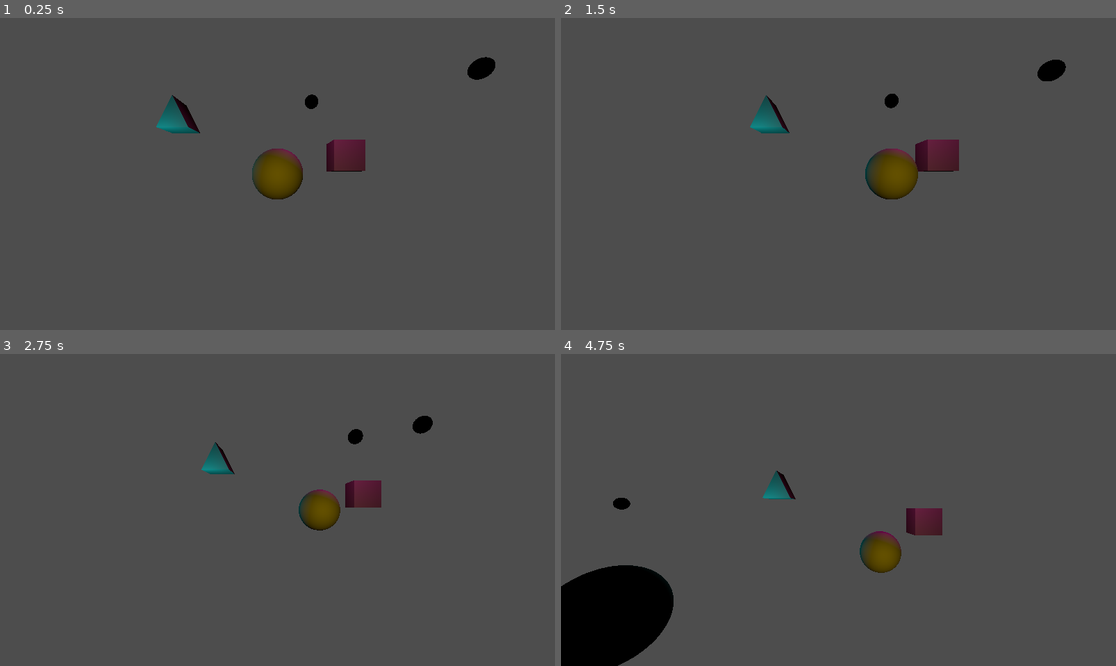
Above: before the commit, frames 1-4 (two rows, left to right).
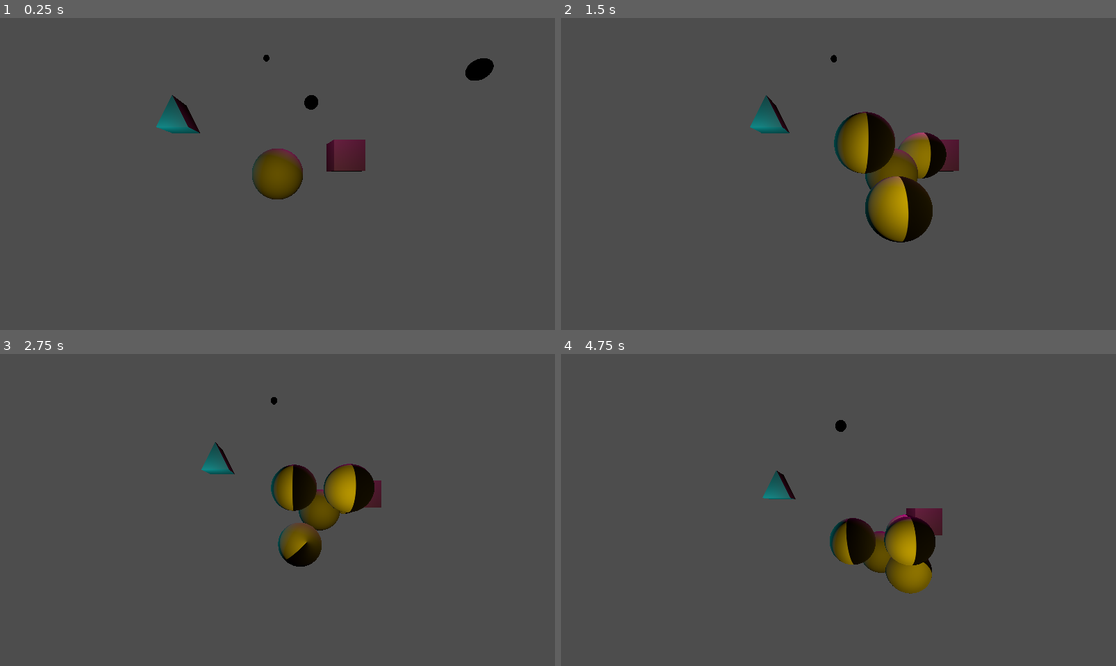
Above: after the commit, the same moments.

Repository: winder-xp/meteor-madness-hackathon-2025
Game: Godot game, scene res://scenes/test_scene.tscn
Same seed, same stepped clock (60 frames per second), same inputs: the game is played once before the commit and once after it.
Inputs (mouse positions are in pixels of both pictures, inside the frame that each line leads up to):
- Up to frame 1 (0.25 s): no input
- Up to frame 2 (1.5 s): move the mouse to (960, 158) at 0.52 s; hold A (keyA) 0.53-1.28 s; move the mouse to (727, 189) at 1.27 s; tap D (keyD) at 1.35 s
- Up to frame 3 (2.75 s): move the mouse to (333, 441) at 2.02 s; hold S (keyS) from 2.03 s (still down)
- Up to frame 4 (4.75 s): move the mouse to (810, 572) at 2.77 s; release S (keyS) at 2.78 s; tap Shift (keyShift) at 2.85 s; move the mouse to (1005, 556) at 3.52 s; hold Space (keySpace) 3.53-4.28 s; move the mouse to (672, 463) at 4.27 s; tap W (keyW) at 4.35 s

The runs differ from the first frame. In frame 1, less than 0.1% of the frame differs, in the area x 47-90%, y 11-30%; in frame 2, 4.9%; in frame 3, 3.2%; in frame 4, 8.3%, in the area x 0-68%, y 21-100%.

Commit message:
fisicas de centro de masas de asteroides arregladas

Diff:
--- a/scenes/test_scene.tscn
+++ b/scenes/test_scene.tscn
@@ -8,6 +8,8 @@
 [sub_resource type="BoxMesh" id="BoxMesh_j8ivh"]
 
 [sub_resource type="SphereMesh" id="SphereMesh_a5oyu"]
+
+[sub_resource type="SphereShape3D" id="SphereShape3D_j8ivh"]
 
 [node name="Node3D" type="Node3D"]
 
@@ -23,6 +25,11 @@
 
 [node name="MeshInstance3D" type="MeshInstance3D" parent="."]
 mesh = SubResource("SphereMesh_a5oyu")
+
+[node name="StaticBody3D" type="StaticBody3D" parent="MeshInstance3D"]
+
+[node name="CollisionShape3D" type="CollisionShape3D" parent="MeshInstance3D/StaticBody3D"]
+shape = SubResource("SphereShape3D_j8ivh")
 
 [node name="SpotLight3D" type="SpotLight3D" parent="."]
 transform = Transform3D(1, 0, 0, 0, 1, 0, 0, 0, 1, 0, 0, 2.95841)
@@ -44,11 +51,22 @@
 
 [node name="AsteroidSet" type="Node3D" parent="."]
 
+[node name="Asteroid5" parent="AsteroidSet" instance=ExtResource("2_j8ivh")]
+transform = Transform3D(1, 0, 0, 0, 1, 0, 0, 0, 1, -1.83939, 19.1735, -29.647)
+mass = 98.637
+
+[node name="Asteroid4" parent="AsteroidSet" instance=ExtResource("2_j8ivh")]
+transform = Transform3D(1, 0, 0, 0, 1, 0, 0, 0, 1, 6.16169, 10.2966, 12.2582)
+mass = 98.637
+
 [node name="Asteroid3" parent="AsteroidSet" instance=ExtResource("2_j8ivh")]
-transform = Transform3D(1, 0, 0, 0, 1, 0, 0, 0, 1, -6.07025, -1.58436, 6.12911)
+transform = Transform3D(1, 0, 0, 0, 1, 0, 0, 0, 1, -6.07025, 5.14828, 6.12911)
+mass = 98.637
 
 [node name="Asteroid2" parent="AsteroidSet" instance=ExtResource("2_j8ivh")]
 transform = Transform3D(1, 0, 0, 0, 1, 0, 0, 0, 1, 2.51643, 5.33366, -11.0508)
+mass = 4.635
 
 [node name="Asteroid" parent="AsteroidSet" instance=ExtResource("2_j8ivh")]
 transform = Transform3D(1, 0, 0, 0, 1, 0, 0, 0, 1, 10.2353, 5.29604, -6.2371)
+mass = 1000.0
--- a/scripts/asteroid.gd
+++ b/scripts/asteroid.gd
@@ -6,6 +6,7 @@
 const UA_TO_METERS := 149597828677.28
 const YEARS_TO_SECONDS := 31556952
 const GRAVITATIONAL_CONSTANT := 1.0#6.67430e-11
+const SUN_MASS := 1.989e3
 
 var applied_force = Vector3.ZERO
 
@@ -28,4 +29,7 @@
 			continue
 		#applied_force += - R * (mass * asteroid.mass * GRAVITATIONAL_CONSTANT * YEARS_TO_SECONDS ** 2) / ((UA_TO_METERS ** 3) * R.length()**3)
 		applied_force += - R * (mass * asteroid.mass * GRAVITATIONAL_CONSTANT) / (R.length()**3)
+	if global_position.length() > 0.001:
+		applied_force = - global_position * (mass * SUN_MASS * GRAVITATIONAL_CONSTANT) / (global_position.length()**3)
 	apply_central_force(applied_force)
+	applied_force = Vector3.ZERO
Not shown: 1 places in scenes/test_scene.tscn that only renumber resources
